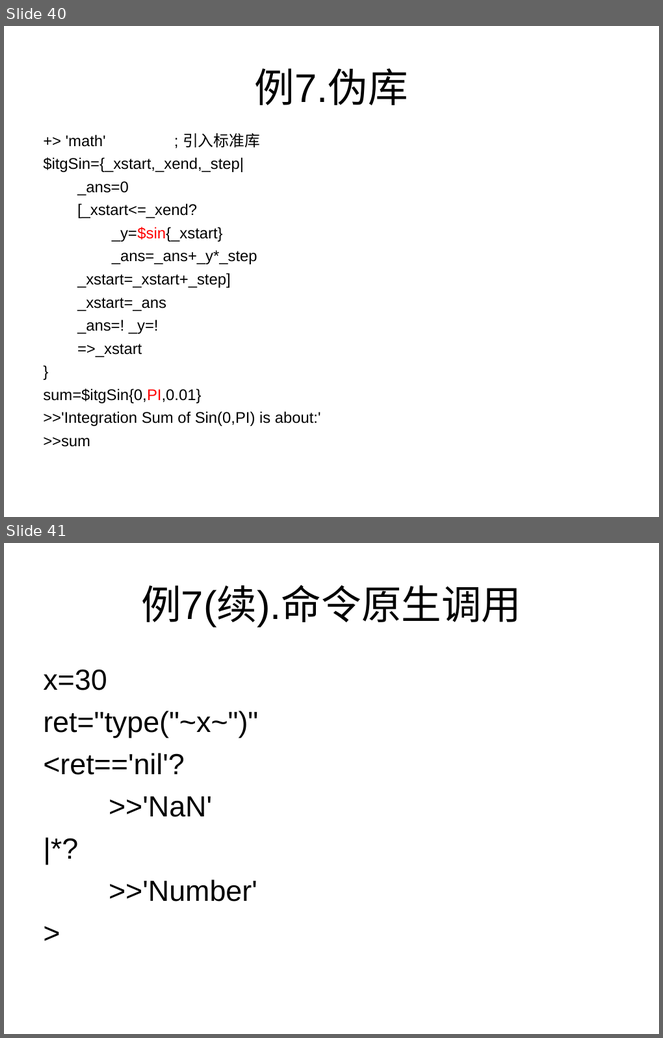
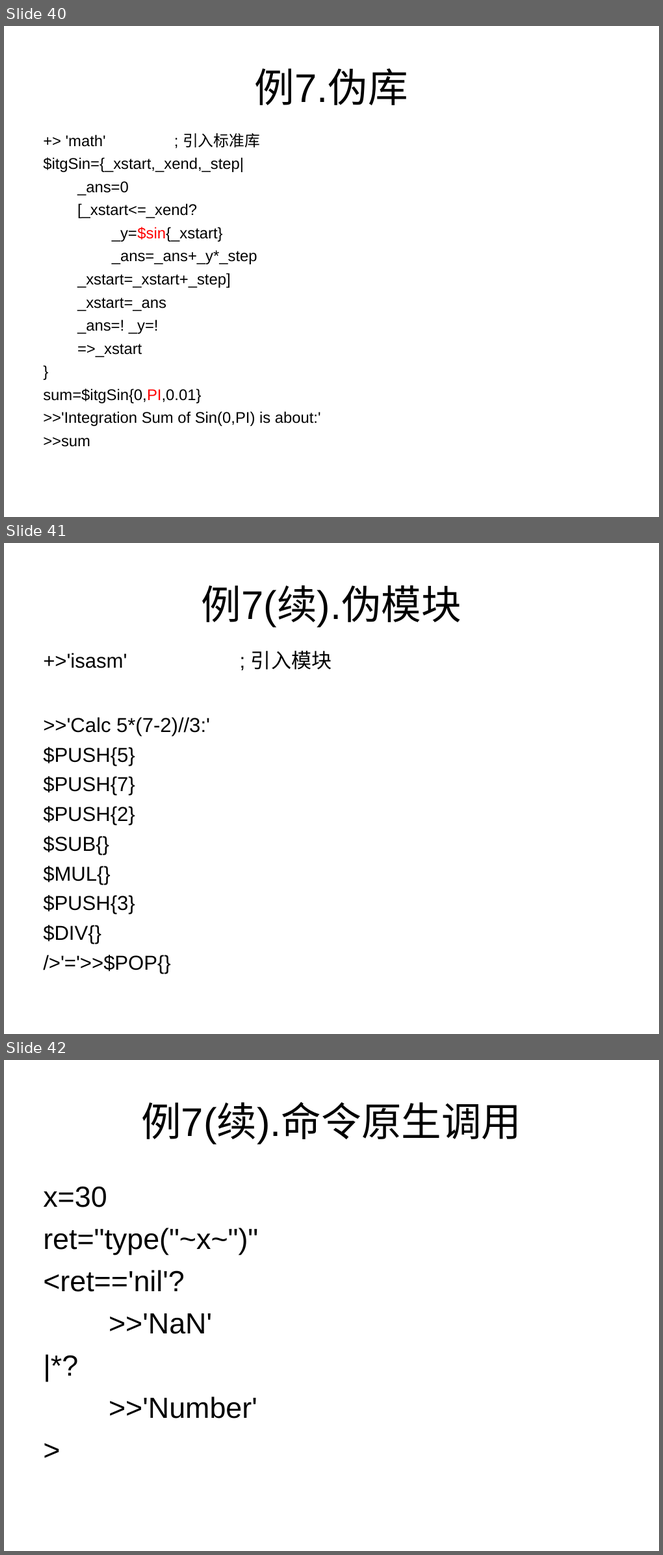
Before and after one commit to Kahsolt/Istah, a slide deck: doc/Istah语法书.ppt. Shown one above the other, each under a label of ours: slides 40 and 41 before the commit, slides 40, 41 and 42 after it. The pictures are 663x1038 and 663x1555 pixels, drawn with LibreOffice and Linux fonts; fonts in the diff are those of the drawing. Boxes give left, top, right and bottom in pixels: in the first picture for what was removed or moved away, otherwise in the second. Text is boxed around its words. In the diff, an @@ line names an element or a change of style, - is before the commit and + after.

```diff
--- a/doc/Istah语法书.ppt
+++ b/doc/Istah语法书.ppt
@@ slide 41 added at bbox=[4, 543, 659, 1034], background #FFFFFF @@
@@ title added at bbox=[202, 585, 462, 627], 44 pt, text #000000 @@
+例7(续).伪模块
@@ text added at bbox=[43, 653, 210, 974], 22.2 pt, text #000000 @@
++>'isasm' ; 引入模块
+>>'Calc 5*(7-2)//3:'
+$PUSH{5}
+$PUSH{7}
+$PUSH{2}
+$SUB{}
+$MUL{}
+$PUSH{3}
+$DIV{}
+/>'='>>$POP{}
@@ what was slide 41 is now slide 42 @@
```
Also in this commit, not shown: 8 slides changed, 1 other slide added, 1 slide removed, 48 other files.
